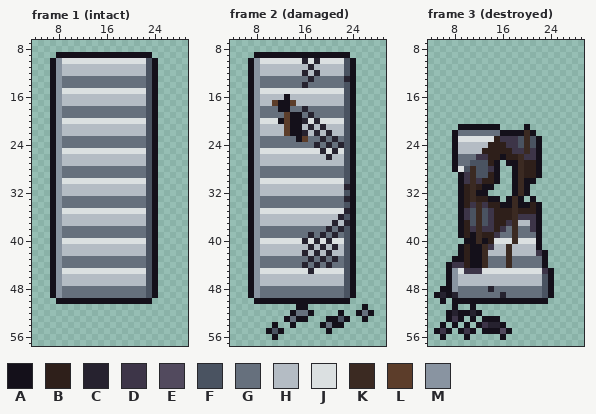
Pixel-art file -- art/structures/town_steps.aseprite. The picture above was drawn from the file before the commit.
32x58 pixels, 4 frames. Colours within 5 levels of each other are drawn and written as one. Shown: frame 1 (intact): x 4..29, y 7..57; frame 2 (damaged): x 4..29, y 7..57; frame 3 (destroyed): x 4..29, y 7..57. The commit also changed other frames, which this record leaves out.
Palette (. is transparent): A #14101a  B #2e1f1a  C #26222f  D #3d3548  E #524a5e  F #4a5361  G #66707d  H #b4bcc4  J #dbe0e1  K #3b2a22  L #5c3d2a  M #8994a1
New version:
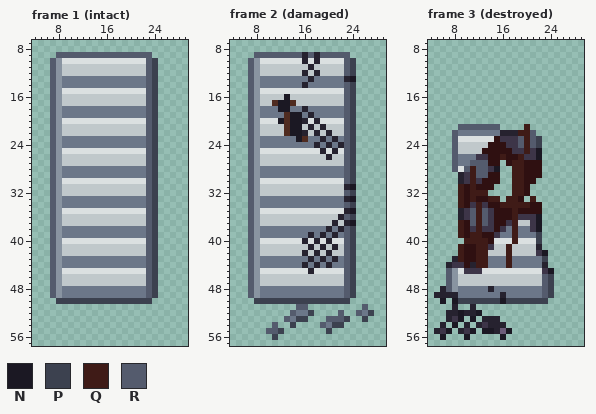
Colours new in this view: N #1b1823  P #3c414f  Q #3f1b17  R #545b6d
Edits made:
colour B: #2e1f1a -> #2f1011
colour E: #524a5e -> #6c5c79
colour G: #66707d -> #6c7789
colour H: #b4bcc4 -> #c0c8cb
colour L: #5c3d2a -> #4f2b20
Changed rows in their new state; - is a pixel that keeps its letter.
Frame 1 (intact):
first column x 7:
 9 -RRRRRRRRRRRRRRRR-
10 R---------------RP
11 R---------------RP
12 R---------------RP
13 R---------------RP
14 R---------------RP
15 R---------------RP
16 R---------------RP
17 R---------------RP
18 R---------------RP
19 R---------------RP
20 R---------------RP
21 R---------------RP
22 R---------------RP
23 R---------------RP
24 R---------------RP
25 R---------------RP
26 R---------------RP
27 R---------------RP
28 R---------------RP
29 R---------------RP
30 R---------------RP
31 R---------------RP
32 R---------------RP
33 R---------------RP
34 R---------------RP
35 R---------------RP
36 R---------------RP
37 R---------------RP
38 R---------------RP
39 R---------------RP
40 R---------------RP
41 R---------------RP
42 R---------------RP
43 R---------------RP
44 R---------------RP
45 R---------------RP
46 R---------------RP
47 R---------------RP
48 R---------------RP
49 R---------------RP
50 -PPPPPPPPPPPPPPPP-
Frame 2 (damaged):
first column x 7:
 9 -RRRRRRRRCRCRRRRR----
10 R---------------RP---
11 R---------------RP---
12 R---------------RP---
13 R----------------N---
14 R---------------RP---
15 R---------------RP---
16 R-----N---------RP---
17 R----NN---------RP---
18 R----NN---------RP---
19 R------NN-------RP---
20 R----N-NN-------RP---
21 R------NN-------RP---
22 R------NN-------RP---
23 R-------N-------RP---
24 R---------------RP---
25 R---------------RP---
26 R---------------RP---
27 R---------------RP---
28 R---------------RP---
29 R---------------RP---
30 R---------------RP---
31 R----------------N---
32 R---------------RP---
33 R----------------N---
34 R---------------RP---
35 R----------------N---
36 R---------------RP---
37 R----------------N---
38 R---------------RP---
39 R---------------RP---
40 R---------------RP---
41 R---------------RP---
42 R---------------RP---
43 R---------------RP---
44 R---------------RP---
45 R---------------RP---
46 R---------------RP---
47 R---------------RP---
48 R---------------RP---
49 R---------------RP---
50 -PPPPPPPPPPPPPPPP----
51 --------RR---------R-
52 -------R--P----R--R-P
53 ------R-PP---RRRP--P-
54 ----R--P----R-PP-----
55 ---RRP-------P-------
56 ----P----------------
Frame 3 (destroyed):
first column x 5:
21 ----RRRRRRR----Q----
22 ---R-------CCCQQR---
23 ---R----------RQRP--
24 ---R----------RQRP--
25 ---R-----------Q-N--
26 ---R-------Q--Q--N--
27 ---R--RRR-B-BQQ--B--
28 ---R-RQRR-N--QQ--B--
29 ----C-QRR-B--QQ--B--
30 ----C-Q---B--QQBB---
31 ----Q-Q-BB---QQB----
32 ----Q-QQQ----QQB----
33 ----Q-Q--QQ-QQB-Q---
34 ----Q--Q---QQQQQ-B--
35 ----C-RQR----Q---B--
36 ----C-RQR----Q---N--
37 ----Q-RQR----Q---N--
38 ----Q--Q-----Q---N--
39 ----Q-QQ-----Q---P--
40 -----QQQQ----Q---P--
41 ----Q-BQQ---Q----C--
42 ----Q-BQQ---Q-----N-
43 ---CQ-BQQ---Q-----P-
44 --C---CQQ---Q-----C-
45 --R----------------N
46 --R---------------RP
47 --R---------------RP
48 -CR---------------RP
49 C-C---------------RP
50 -N-NPPPPPPPNPPPPPPP-
51 ---C--C-------------
52 --C-NC-N------------
53 --C-N-N-CCC---------
54 -C-N-C-C---C--------
55 C-N-C-N-NNC-N-------
56 -N---N-----N--------
Changed places in both pictures, as pixel boxes (x1, y1, x2, y2):
changed: (50, 52, 158, 304)
changed: (248, 52, 374, 340)
changed: (434, 124, 554, 340)
